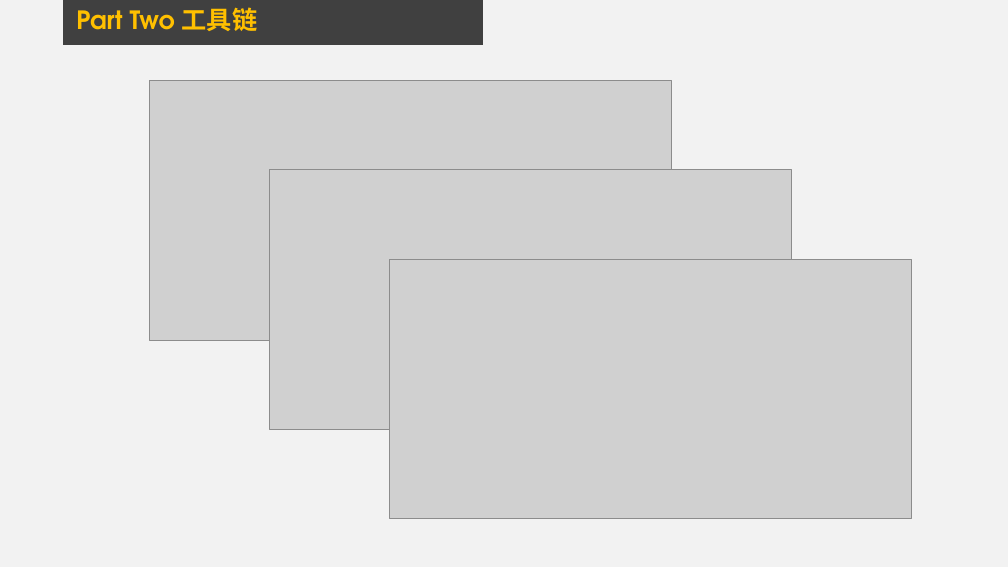
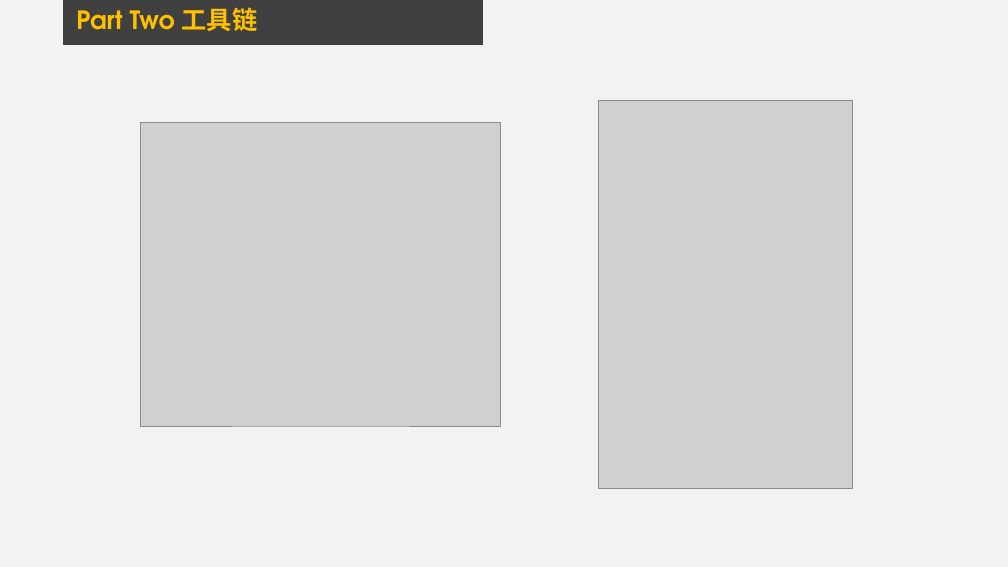
Before and after one commit to liziwl/IM-over-Email, a slide deck: slide 9 of pre.pptx (slide 8 before the commit). Drawn at 1008x567 pixels with LibreOffice and Linux fonts; fonts in the diff are those of the drawing; grey boxes stand for pictures. Boxes give left, top, right and bottom in pixels: in the first picture for what was removed or moved away, otherwise in the second. Text is boxed around its words. In the diff, an @@ line names an element or a change of style, - is before the commit and + after.

```diff
--- a/pre.pptx
+++ b/pre.pptx
@@ picture removed at [149, 81, 671, 340] @@
@@ picture added at [599, 101, 852, 488] @@
@@ picture added at [140, 123, 500, 426] @@
@@ picture removed at [269, 170, 792, 430] @@
@@ picture removed at [389, 259, 912, 519] @@
```
Also in this commit, not shown: 1 other slide changed, 1 slide removed, 4 other files.
